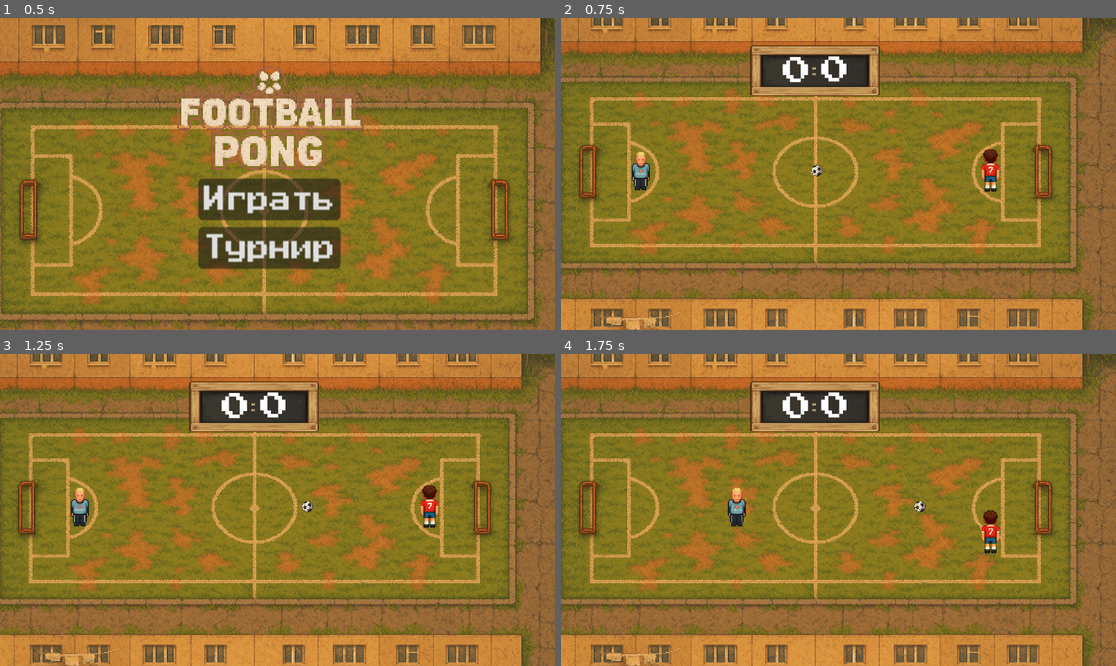
Above: before the commit, frames 1-4 (two rows, left to right).
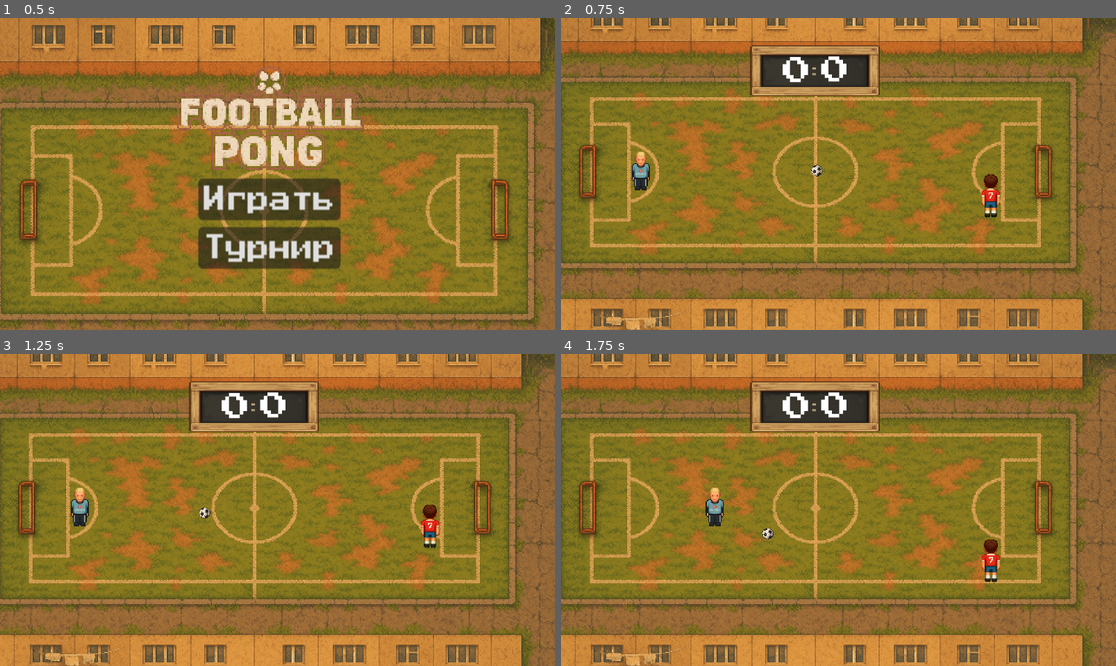
Above: after the commit, the same moments.

Repository: supervi5w4/footballpong
Game: Godot game, scene res://scenes/menu.tscn
Same seed, same stepped clock (60 frames per second), same inputs: the game is played once before the commit and once after it.
Inputs:
- Up to frame 1 (0.5 s): no input
- Up to frame 2 (0.75 s): click "Играть" at 0.5 s
- Up to frame 3 (1.25 s): no input
- Up to frame 4 (1.75 s): hold Right (ui_right) from 1.28 s (still down)

Frame 1 is identical in both runs. In frame 2, 0.6% of the frame differs, in the area x 75-80%, y 42-64%; in frame 3, 0.6%; in frame 4, 1.4%, in the area x 26-80%, y 42-74%.

Commit message:
Add files via upload

Diff:
--- a/scenes/ai_paddle.gd
+++ b/scenes/ai_paddle.gd
@@ -9,7 +9,8 @@
 # --- Горизонтальные ограничения (аналогично Player) ---
 @export var LEFT_MARGIN_PX: int = 200
 @export var use_center_as_right_limit: bool = true
-@export var center_bias_px: int = 50   # на сколько пикселей НЕ доходить до центра
+@export var center_bias_px: int = 50     # на сколько пикселей НЕ доходить до центра
+@export var half_size_override: Vector2 = Vector2.ZERO
 
 # ---------------- Tunables & Constants ----------------
 @export_range(0.0, 1.0, 0.01) var skill: float = 0.85
@@ -62,7 +63,7 @@
 
 # ---------------- READY ----------------
 func _ready() -> void:
-	_ball   = get_node_or_null(ball_path)   as RigidBody2D
+	_ball = get_node_or_null(ball_path) as RigidBody2D
 	_player = get_node_or_null(player_path) as CharacterBody2D
 	if _ball == null or _player == null:
 		push_error("AiPaddle: ball_path/player_path не назначены.")
@@ -97,7 +98,10 @@
 		var col: KinematicCollision2D = get_slide_collision(i)
 		var rb := col.get_collider() as RigidBody2D
 		if rb and rb.is_in_group("ball"):
-			var info: Dictionary = Utils.reflect(rb.linear_velocity, col.get_normal(), velocity, 1.07)
+			var normal: Vector2 = col.get_normal()
+			var proj_speed: float = velocity.project(normal).length()
+			var boost: float = proj_speed * 0.0001
+			var info: Dictionary = Utils.reflect(rb.linear_velocity, normal, velocity, boost)
 
 			if _is_first_hit:
 				var sign_dir: float = sign(rb.global_position.y - _player.global_position.y)
@@ -118,8 +122,8 @@
 		var left_side: bool = _ball.global_position.x < HALF_FIELD_X
 		if (defends_right_side and left_side) or (not defends_right_side and not left_side):
 			_is_first_hit = true
+
 func _schedule_next_think() -> void:
-	# Период «переосмыслить план» зависит от скилла и стиля
 	var style: Dictionary = STYLE_DB.get(behaviour_style, STYLE_DB["balanced"])
 	var weak := 1.0 - skill
 	var react := REACTION_BASE + weak * weak * 0.4
@@ -136,7 +140,7 @@
 
 	var lv: Vector2 = _ball.linear_velocity
 	var spd: float = lv.length()
-	var ball_dir: Vector2 = (lv / max(spd, 0.0001))
+	var ball_dir: Vector2 = (lv / max(spd, 0.0001))  # безопасная "нормализация"
 
 	var ball_behind: bool = _is_ball_behind()
 	var heading_to_goal: bool = (defends_right_side and lv.x > 0.0) or (not defends_right_side and lv.x < 0.0)
@@ -345,6 +349,7 @@
 	else:
 		_target_pos.x = min(_target_pos.x, FIELD_SIZE.x - limit_x)
 
+# ---------------- Movement & Clamp X ----------------
 func _move() -> void:
 	var style: Dictionary = STYLE_DB.get(behaviour_style, STYLE_DB["balanced"])
 	var dir: Vector2 = _target_pos - global_position
@@ -365,32 +370,36 @@
 		State.EDGE_GUARD:
 			speed *= 0.9
 	velocity = dir * speed
-	move_and_slide()      # двигаем тело (реком. паттерн для CharacterBody2D)
-	_clamp_x()            # затем жёстко клампим X по вьюпорту
+	move_and_slide()
+	_clamp_x()
 
 # ==========================================================
 #                    HORIZONTAL CLAMP HELPERS
 # ==========================================================
-
 func _clamp_x() -> void:
-	var vp: Rect2 = get_viewport_rect()  # CanvasItem → прямоугольник вьюпорта
+	var vp: Rect2 = get_viewport_rect()
 	var half := _resolve_half_size()
-
 	var center_x := vp.position.x + vp.size.x * 0.5
 
 	var min_x: float
 	var max_x: float
 
 	if defends_right_side:
-		# Правая половина: от центра (сдвинуто в ПРАВО) до правого края с отступом
-		min_x = center_x + float(center_bias_px) + half.x if use_center_as_right_limit \
-			else vp.position.x + half.x
-		max_x = vp.position.x + vp.size.x - float(LEFT_MARGIN_PX) - half.x
+		# правая половина
+		if use_center_as_right_limit:
+			min_x = center_x + float(center_bias_px) + half.x
+			max_x = vp.position.x + vp.size.x - float(LEFT_MARGIN_PX) - half.x
+		else:
+			min_x = vp.position.x + float(LEFT_MARGIN_PX) + half.x
+			max_x = vp.position.x + vp.size.x - float(LEFT_MARGIN_PX) - half.x
 	else:
-		# Левая половина: от левого края с отступом до центра (сдвинуто в ЛЕВО)
-		min_x = vp.position.x + float(LEFT_MARGIN_PX) + half.x
-		max_x = center_x - float(center_bias_px) - half.x if use_center_as_right_limit \
-			else vp.position.x + vp.size.x - half.x
+		# левая половина
+		if use_center_as_right_limit:
+			min_x = vp.position.x + float(LEFT_MARGIN_PX) + half.x
+			max_x = center_x - float(center_bias_px) - half.x
+		else:
+			min_x = vp.position.x + float(LEFT_MARGIN_PX) + half.x
+			max_x = vp.position.x + vp.size.x - float(LEFT_MARGIN_PX) - half.x
 
 	if min_x > max_x:
 		max_x = min_x
@@ -398,6 +407,10 @@
 	global_position.x = clamp(global_position.x, min_x, max_x)
 
 func _resolve_half_size() -> Vector2:
+	# 1) Явное значение
+	if half_size_override != Vector2.ZERO:
+		return half_size_override
+	# 2) Из коллайдера
 	var cs := get_node_or_null("CollisionShape2D") as CollisionShape2D
 	if cs and cs.shape:
 		if cs.shape is RectangleShape2D:
@@ -408,4 +421,5 @@
 		if cs.shape is CircleShape2D:
 			var c := cs.shape as CircleShape2D
 			return Vector2(c.radius, c.radius)
+	# 3) Дефолт
 	return Vector2(16, 16)
--- a/scenes/ball.gd
+++ b/scenes/ball.gd
@@ -2,13 +2,18 @@
 class_name Ball
 
 @export var spawn_marker_path: NodePath
+@export var serve_angle_deg: float = 15.0   # разброс по вертикали при подаче (±градусы)
+
 const RESPAWN_DELAY := 0.5
-const SERVE_SPEED   := 1200.0 # Increased serve speed
-const SPEED_LIMIT   := 1600.0 # Increased top speed after ricochets
-const MIN_SPEED     := 800.0  # Keep ball lively after bounces
-var _spawn_point: Vector2
+const SERVE_SPEED   := 1200.0  # Increased serve speed
+const SPEED_LIMIT   := 1600.0  # Increased top speed after ricochets
+const MIN_SPEED     := 800.0   # Keep ball lively after bounces
+
+var _spawn_point: Vector2 = Vector2.ZERO
+var _rng := RandomNumberGenerator.new()
 
 func _ready() -> void:
+	_rng.randomize()
 	_find_spawn()
 	_teleport_to_spawn()
 	_serve()
@@ -19,37 +24,35 @@
 	_serve()
 
 func _serve() -> void:
-	randomize()
-	linear_velocity = (Vector2.RIGHT if (randi() & 1)==0 else Vector2.LEFT) * SERVE_SPEED
+	# Случайно вправо/влево, плюс небольшой вертикальный угол
+	var dir_x: float = 1.0 if _rng.randi() & 1 == 0 else -1.0
+	var ang: float = deg_to_rad(_rng.randf_range(-serve_angle_deg, serve_angle_deg))
+	var dir: Vector2 = Vector2(dir_x, 0.0).rotated(ang).normalized()
+	linear_velocity = dir * SERVE_SPEED
+	angular_velocity = 0.0
+	sleeping = false
 
 # ---------- helpers ----------
 func _find_spawn() -> void:
 	var root := get_parent()
-	if spawn_marker_path == NodePath("") and root and root.has_node("SpawnPoint"):
+	if (spawn_marker_path.is_empty()) and root and root.has_node("SpawnPoint"):
 		spawn_marker_path = self.get_path_to(root.get_node("SpawnPoint"))
 	var m := get_node_or_null(spawn_marker_path) as Node2D
-	_spawn_point = m.global_position if m else global_position
+	_spawn_point = (m.global_position if m else global_position)
 
 func _teleport_to_spawn() -> void:
-	# Stop all motion
-	PhysicsServer2D.body_set_state(get_rid(),
-		PhysicsServer2D.BODY_STATE_LINEAR_VELOCITY, Vector2.ZERO)
-	PhysicsServer2D.body_set_state(get_rid(),
-		PhysicsServer2D.BODY_STATE_ANGULAR_VELOCITY, 0.0)
+	# Полная остановка
+	PhysicsServer2D.body_set_state(get_rid(), PhysicsServer2D.BODY_STATE_LINEAR_VELOCITY, Vector2.ZERO)
+	PhysicsServer2D.body_set_state(get_rid(), PhysicsServer2D.BODY_STATE_ANGULAR_VELOCITY, 0.0)
 
-	# Hard‑teleport to spawn point
+	# Жёсткий телепорт
 	var t := Transform2D()
 	t.origin = _spawn_point
-	PhysicsServer2D.body_set_state(get_rid(),
-		PhysicsServer2D.BODY_STATE_TRANSFORM, t)
+	PhysicsServer2D.body_set_state(get_rid(), PhysicsServer2D.BODY_STATE_TRANSFORM, t)
 
 	sleeping = false
 
-func _integrate_forces(state):
-	# Boost speed slightly on every ricochet
-	if state.get_contact_count() > 0:
-		linear_velocity *= 1.05  # +5 % per bounce
-
+func _integrate_forces(state: PhysicsDirectBodyState2D) -> void:
 	var v := linear_velocity.length()
 	if v > SPEED_LIMIT:
 		linear_velocity = linear_velocity.normalized() * SPEED_LIMIT
--- a/scenes/player_paddle.gd
+++ b/scenes/player_paddle.gd
@@ -12,12 +12,12 @@
 
 # --- Параметры движения ---
 @export_range(100.0, 3000.0, 10.0) var MOVE_SPEED: float = 850.0
-@export_range(0.0, 1.0, 0.01) var accel: float = 0.22        # 0 — мгновенно, 1 — очень плавно
+@export_range(0.0, 1.0, 0.01) var accel: float = 0.22  # 0 — мгновенно, 1 — очень плавно
 
 # --- Горизонтальные ограничения ---
 @export_range(0, 1000, 1) var LEFT_MARGIN_PX: int = 200
 @export var use_center_as_right_limit: bool = true
-@export_range(0, 600, 1) var center_bias_px: int = 50         # на сколько пикселей левее центра ограничивать
+@export_range(0, 600, 1) var center_bias_px: int = 50  # на сколько пикселей левее центра ограничивать
 
 # Если знаешь точный полуразмер спрайта/коллайдера — задай здесь
 @export var half_size_override: Vector2 = Vector2.ZERO
@@ -25,6 +25,8 @@
 var start_pos: Vector2 = Vector2.ZERO
 
 func _ready() -> void:
+	# подстраховка на случай кривых значений в инспекторе
+	accel = clamp(accel, 0.0, 1.0)
 	start_pos = global_position
 
 func reset_position() -> void:
@@ -37,7 +39,7 @@
 		Input.get_action_strength("ui_right") - Input.get_action_strength("ui_left"),
 		Input.get_action_strength("ui_down")  - Input.get_action_strength("ui_up")
 	)
-	if dir.length() > 1.0:
+	if dir.length_squared() > 1.0:
 		dir = dir.normalized()
 
 	# --- Плавное изменение скорости (немного "живее") ---
@@ -75,7 +77,10 @@
 		var col: KinematicCollision2D = get_slide_collision(i)
 		var rb := col.get_collider() as RigidBody2D
 		if rb and rb.is_in_group("ball"):
-			var info: Dictionary = Utils.reflect(rb.linear_velocity, col.get_normal(), velocity, 1.07)
+			var normal: Vector2 = col.get_normal()
+			var proj_speed: float = velocity.project(normal).length()
+			var boost: float = proj_speed * 0.0001
+			var info: Dictionary = Utils.reflect(rb.linear_velocity, normal, velocity, boost)
 			rb.linear_velocity  = info["vel"]
 			rb.angular_velocity = info["spin"]
 
